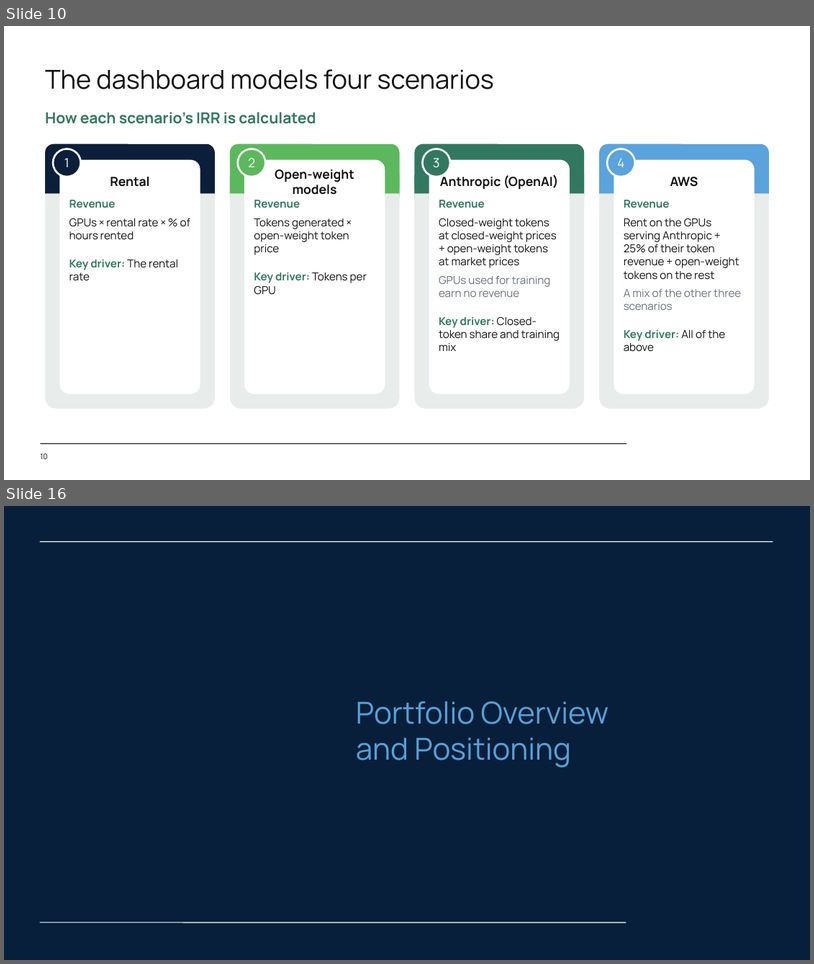
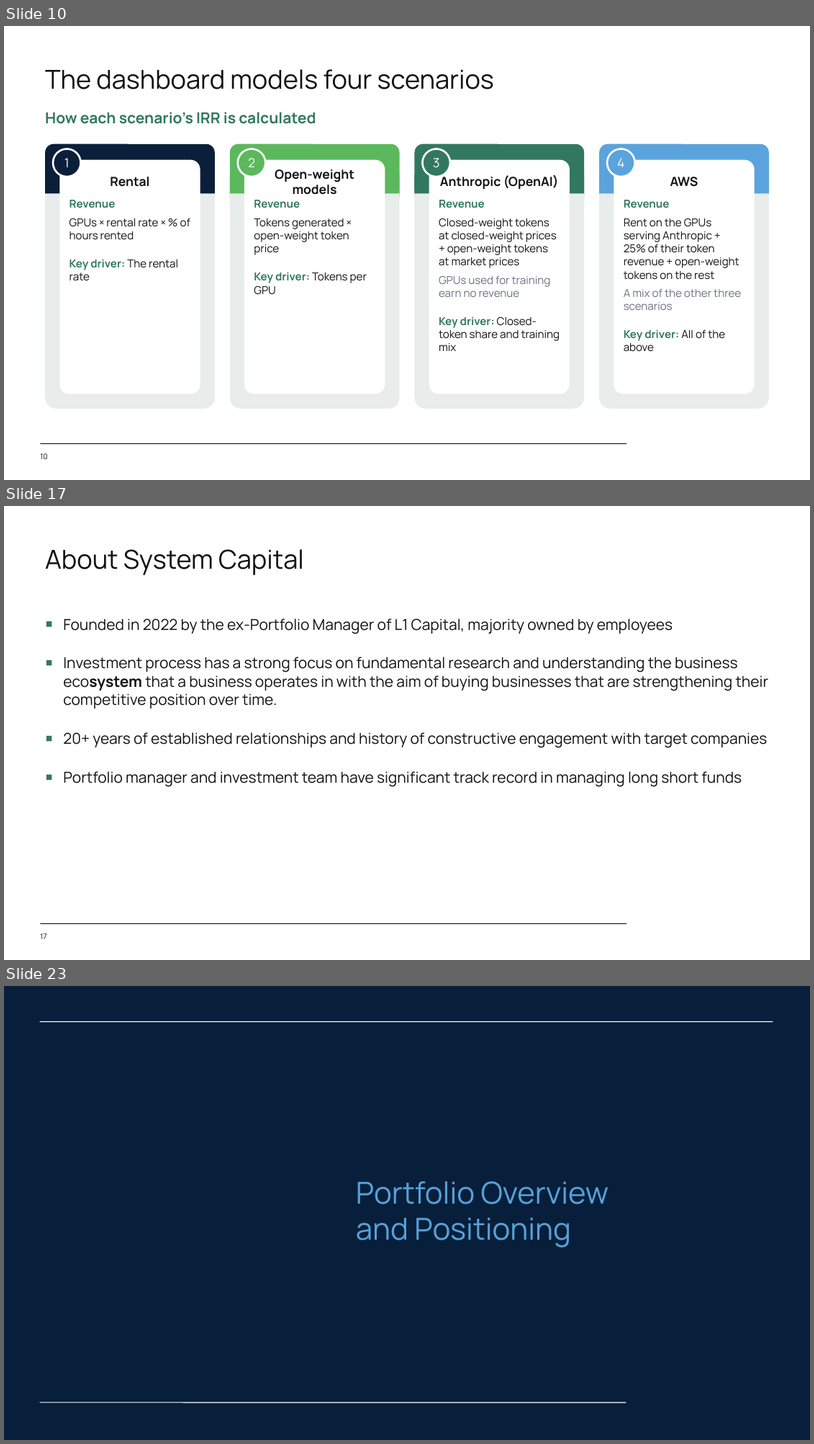
Before and after one commit to SystemCapital/AI-Dashboard, a slide deck: presentation/AI_Unit_Economics.pptx. Shown one above the other, each under a label of ours: slides 10 and 16 before the commit, slides 10, 17 and 23 after it; the slides between them are not shown. The pictures are 814x964 and 814x1444 pixels, drawn with LibreOffice and Linux fonts; fonts in the diff are those of the drawing; background and template pictures are left out. Boxes give left, top, right and bottom in pixels: in the first picture for what was removed or moved away, otherwise in the second. Text is boxed around its words. In the diff, an @@ line names an element or a change of style, - is before the commit and + after.

```diff
--- a/presentation/AI_Unit_Economics.pptx
+++ b/presentation/AI_Unit_Economics.pptx
@@ slide 17 added at [4, 506, 810, 960], background #FFFFFF; not listed: 1 template element that a slide beside it also shows @@
@@ title added at [45, 549, 304, 575], 31 pt, text #111111 @@
+About System Capital
@@ rectangle added at [46, 621, 52, 627], fill #327860 @@
@@ text added at [63, 618, 673, 634], 18 pt, text #111111 @@
+Founded in 2022 by the ex-Portfolio Manager of L1 Capital, majority owned by employees
@@ text added at [63, 656, 769, 708], 18 pt, text #111111 @@
+Investment process has a strong focus on fundamental research and understanding the business ecosystem that a business operates in with the aim of buying businesses that are strengthening their competitive position over time.
@@ rectangle added at [46, 659, 52, 665], fill #327860 @@
@@ rectangle added at [46, 735, 52, 741], fill #327860 @@
@@ text added at [63, 732, 767, 748], 18 pt, text #111111 @@
+20+ years of established relationships and history of constructive engagement with target companies
@@ rectangle added at [46, 774, 52, 780], fill #327860 @@
@@ text added at [63, 771, 742, 787], 18 pt, text #111111 @@
+Portfolio manager and investment team have significant track record in managing long short funds
@@ page number added at [40, 933, 46, 939], 9 pt, text #111111 @@
+17
@@ what was slide 16 is now slide 23 @@
```
Also in this commit, not shown: 1 slide changed, 7 other slides added, 1 other file.
